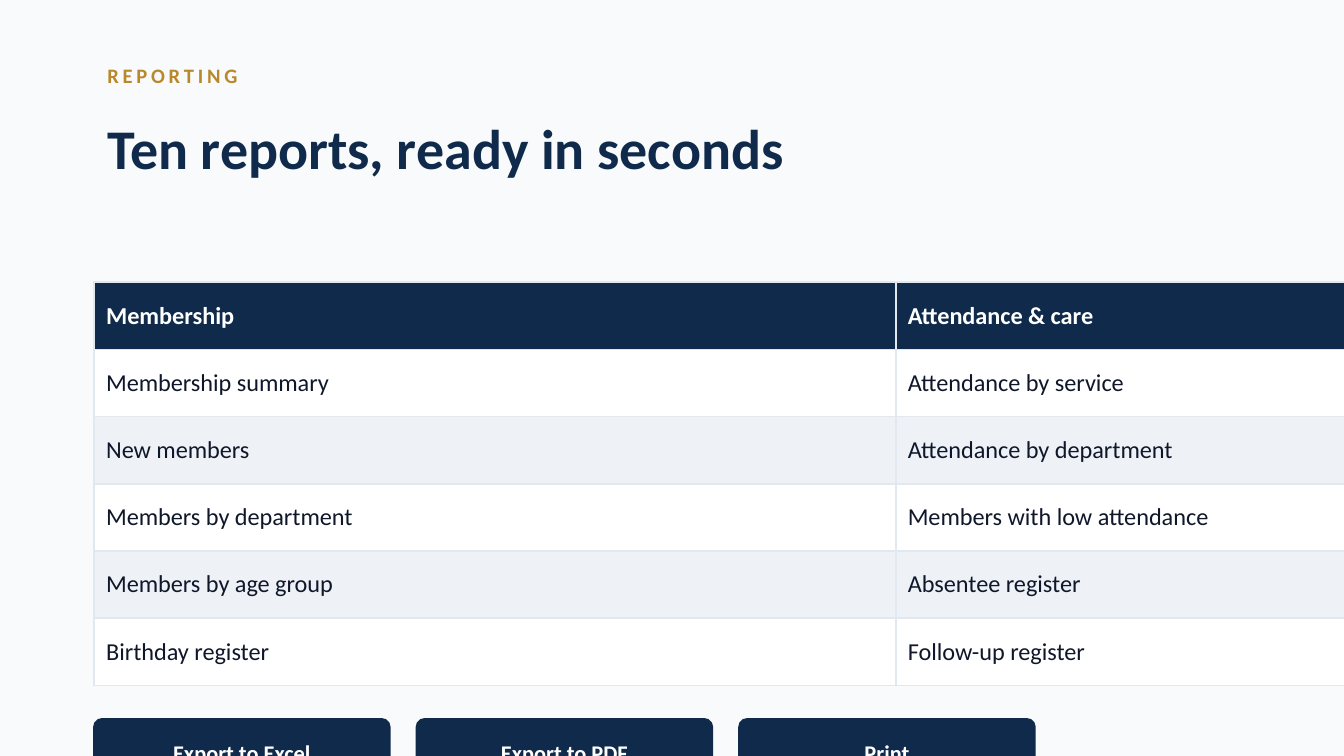
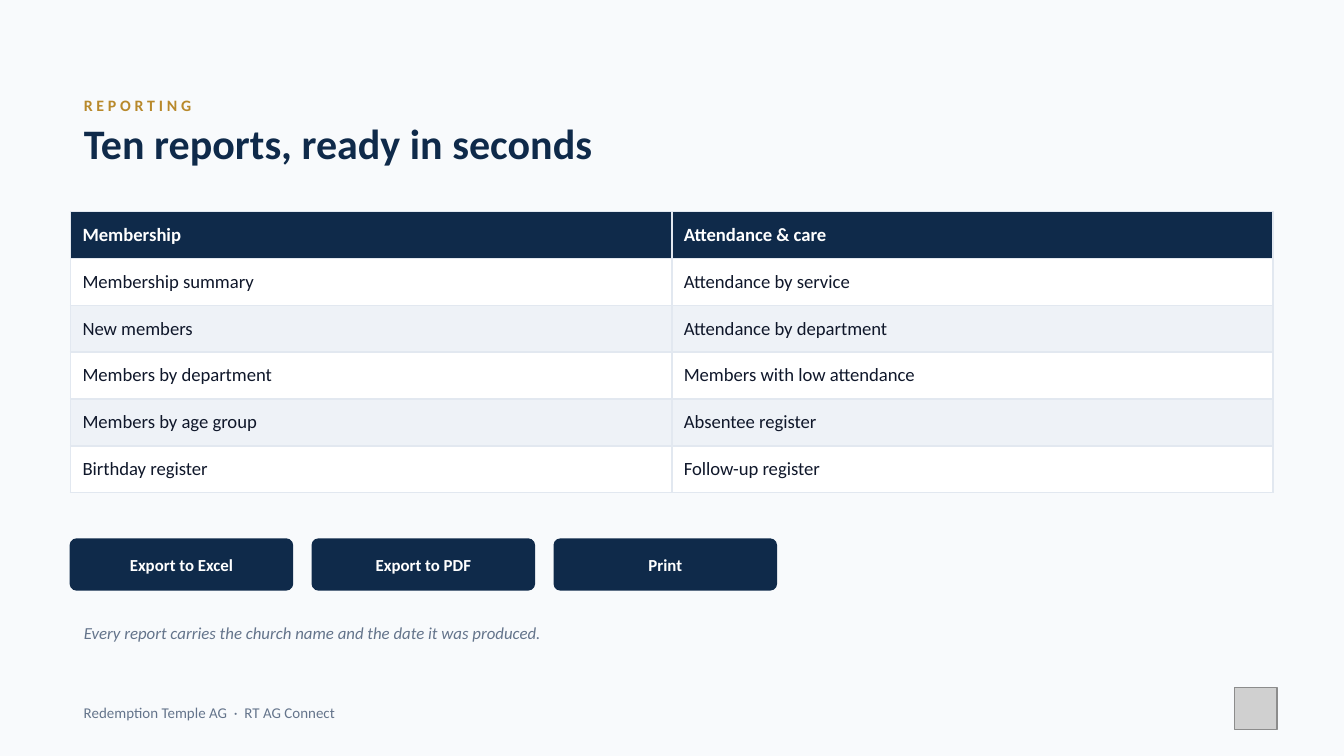
Before and after one commit to nhanhayhaw/ChurchCONNECT, a slide deck: slide 15 of docs/ChurchConnect-Leadership-Presentation.pptx. Drawn at 1344x756 pixels with LibreOffice and Linux fonts; fonts in the diff are those of the drawing; grey boxes stand for pictures; background and template pictures are left out. Boxes give left, top, right and bottom in pixels: in the first picture for what was removed or moved away, otherwise in the second. Text is boxed around its words. In the diff, an @@ line names an element or a change of style, - is before the commit and + after.

```diff
--- a/docs/ChurchConnect-Leadership-Presentation.pptx
+++ b/docs/ChurchConnect-Leadership-Presentation.pptx
@@ text "Ten reports, ready in seconds": place and size @@
-text "Ten reports, ready in seconds" at box(107, 129, 784, 178)
+text "Ten reports, ready in seconds" at box(84, 129, 592, 166)
@@ text "Ten reports, ready in seconds" at box(84, 129, 592, 166): size 30 to 22.5 pt @@
@@ text "REPORTING": place and size @@
-text "REPORTING" at box(107, 69, 237, 83)
+text "REPORTING" at box(84, 100, 191, 111)
@@ text "REPORTING" at box(84, 100, 191, 111): size 11 to 8.5 pt @@
@@ table at box(70, 211, 1271, 497) @@
@@ size 13 to 10 pt @@
@@ table: place and size @@
-table at box(94, 282, 1344, 668)
+table at box(70, 211, 1271, 497)
@@ text "Export to Excel": place and size @@
-text "Export to Excel" at box(94, 719, 390, 756)
+text "Export to Excel" at box(130, 559, 233, 574)
@@ rounded rectangle: place and size @@
-rounded rectangle at box(94, 719, 390, 756)
+rounded rectangle at box(70, 539, 292, 590)
@@ text "Export to PDF": place and size @@
-text "Export to PDF" at box(417, 719, 712, 756)
+text "Export to PDF" at box(376, 560, 471, 574)
@@ rounded rectangle: place and size @@
-rounded rectangle at box(417, 719, 712, 756)
+rounded rectangle at box(312, 539, 534, 590)
@@ size 12 to 9 pt in 3 elements at box(130, 559, 233, 574), box(376, 560, 471, 574), box(648, 559, 682, 571) @@
@@ text "Print": place and size @@
-text "Print" at box(739, 719, 1035, 756)
+text "Print" at box(648, 559, 682, 571)
@@ rounded rectangle: place and size @@
-rounded rectangle at box(739, 719, 1035, 756)
+rounded rectangle at box(554, 539, 775, 590)
@@ text added at box(84, 627, 540, 642), 9 pt, text #64748B, italic @@
+Every report carries the church name and the date it was produced.
@@ picture added at box(1235, 688, 1278, 731) @@
@@ text added at box(84, 707, 334, 721), 8 pt, text #64748B @@
+Redemption Temple AG · RT AG Connect
```
Also in this commit, not shown: 21 other slides changed, 5 other files.
